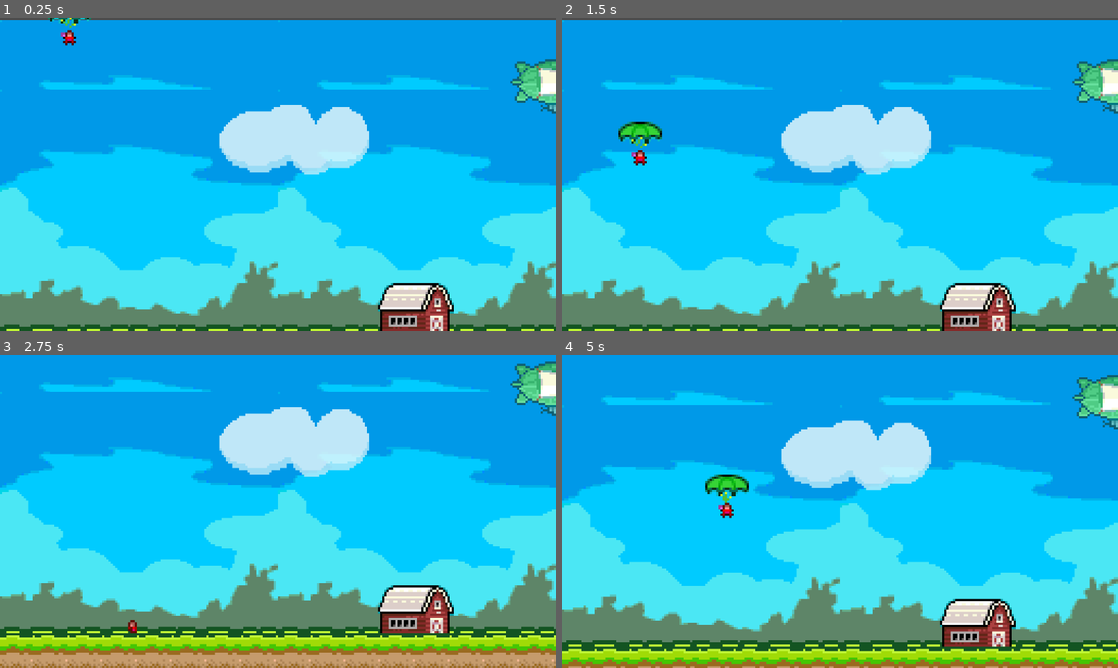
Above: before the commit, frames 1-4 (two rows, left to right).
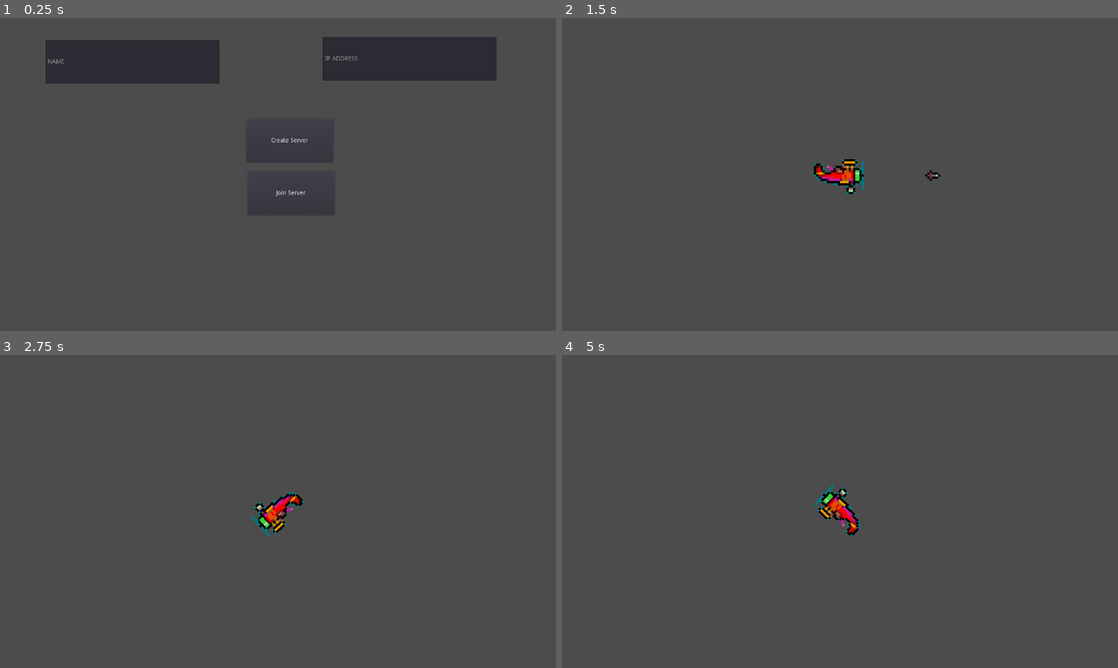
Above: after the commit, the same moments.

Repository: sheeshcake/dogfight-royale-v2
Game: Godot game, scene res://node/network_setup.tscn
Same seed, same stepped clock (60 frames per second), same inputs: the game is played once before the commit and once after it. Before the commit the project starts from res://node/map1.tscn.
Inputs (mouse positions are in pixels of both pictures, inside the frame that each line leads up to):
- Up to frame 1 (0.25 s): no input
- Up to frame 2 (1.5 s): click (851, 140) at 0.5 s, where only the run after the commit has a clickable "Create Server"; hold Right (ui_right) from 1.28 s (still down); tap Space (shoot) at 1.35 s
- Up to frame 3 (2.75 s): keep holding Right (ui_right); tap Up (ui_up) at 1.52, 2.27 s; tap Space (shoot) at 2.1 s
- Up to frame 4 (5 s): release Right (ui_right) at 2.78 s; hold Left (ui_left) 2.78-3.53 s; tap Space (shoot) at 2.85, 3.6, 4.35 s; hold Right (ui_right) from 3.53 s (still down); tap Up (ui_up) at 3.77, 4.52 s

The runs differ from the first frame. In frame 1, 99% of the frame differs, in the area x 0-100%, y 0-100%; in frame 2, 99%; in frame 3, 100%; in frame 4, 100%.
Error after the commit: Invalid get index '3' (on base: 'Array'). (res://scripts/network.gd:20)

Commit message:
update added networking

Diff:
--- /dev/null
+++ b/node/network_setup.tscn
@@ -0,0 +1,53 @@
+[gd_scene load_steps=2 format=2]
+
+[ext_resource path="res://scripts/network_setup.gd" type="Script" id=1]
+
+[node name="network_setup" type="Control"]
+anchor_right = 1.0
+anchor_bottom = 1.0
+script = ExtResource( 1 )
+
+[node name="multiplayer_config" type="Control" parent="."]
+anchor_right = 1.0
+anchor_bottom = 1.0
+
+[node name="create_server" type="Button" parent="multiplayer_config"]
+margin_left = 567.0
+margin_top = 232.0
+margin_right = 767.0
+margin_bottom = 332.0
+text = "Create Server"
+
+[node name="join_server" type="Button" parent="multiplayer_config"]
+margin_left = 570.0
+margin_top = 353.0
+margin_right = 770.0
+margin_bottom = 453.0
+text = "Join Server"
+
+[node name="server_ip_address" type="LineEdit" parent="multiplayer_config"]
+margin_left = 743.0
+margin_top = 44.0
+margin_right = 1143.0
+margin_bottom = 144.0
+placeholder_text = "IP ADDRESS"
+
+[node name="name" type="LineEdit" parent="multiplayer_config"]
+margin_left = 105.0
+margin_top = 51.0
+margin_right = 505.0
+margin_bottom = 151.0
+placeholder_text = "NAME"
+
+[node name="CanvasLayer" type="CanvasLayer" parent="."]
+
+[node name="Label" type="Label" parent="CanvasLayer"]
+anchor_top = 1.0
+anchor_right = 1.0
+anchor_bottom = 1.0
+margin_top = -120.0
+align = 1
+valign = 1
+
+[connection signal="pressed" from="multiplayer_config/create_server" to="." method="_on_create_server_pressed"]
+[connection signal="pressed" from="multiplayer_config/join_server" to="." method="_on_join_server_pressed"]
--- a/node/player_with_plane.tscn
+++ b/node/player_with_plane.tscn
@@ -27,4 +27,11 @@
 
 [node name="Timer" type="Timer" parent="."]
 
+[node name="NetworkTickRate" type="Timer" parent="."]
+wait_time = 0.03
+autostart = true
+
+[node name="Tween" type="Tween" parent="."]
+
 [connection signal="timeout" from="Timer" to="." method="_on_Timer_timeout"]
+[connection signal="timeout" from="NetworkTickRate" to="." method="_on_NetworkTickRate_timeout"]
--- /dev/null
+++ b/node/players.tscn
@@ -0,0 +1,3 @@
+[gd_scene format=2]
+
+[node name="Players" type="Node2D"]
--- a/project.godot
+++ b/project.godot
@@ -11,8 +11,14 @@
 [application]
 
 config/name="Idea#1"
-run/main_scene="res://node/map1.tscn"
+run/main_scene="res://node/network_setup.tscn"
 config/icon="res://icon.png"
+
+[autoload]
+
+Network="*res://scripts/network.gd"
+Global="*res://scripts/global.gd"
+Players="*res://node/players.tscn"
 
 [display]
 
--- /dev/null
+++ b/scripts/global.gd
@@ -0,0 +1,12 @@
+extends Node
+
+func instance_node_at_location(node, parent, location):
+	var node_instance = instance_node(node, parent)
+	node_instance.global_position = location
+	return node_instance
+
+
+func instance_node(node, parent):
+	var node_instance = node.instance()
+	parent.add_child(node_instance)
+	return node_instance
--- /dev/null
+++ b/scripts/network.gd
@@ -0,0 +1,49 @@
+extends Node
+
+
+const DEFAULT_PORT = 28960
+
+const MAX_CLIENTS = 8
+
+
+var server = null
+var client = null
+
+var ip_address = ""
+
+func _ready() -> void:
+	if OS.get_name() == "Windows":
+		ip_address = IP.get_local_addresses()[3]
+	elif OS.get_name() == "Android":
+		ip_address = IP.get_local_addresses()[0]
+	else:
+		ip_address = IP.get_local_addresses()[3]
+
+
+	for ip in IP.get_local_addresses():
+		if ip.begins_with('192.168.'):
+			ip_address = ip
+
+
+	get_tree().connect('connected_to_server', self, '_connected_to_server')
+	get_tree().connect('server_disconnected', self, '_server_disconnected')
+
+
+func create_server():
+	server = NetworkedMultiplayerENet.new()
+	server.create_server(DEFAULT_PORT, MAX_CLIENTS)
+	get_tree().set_network_peer(server)
+
+
+func join_server():
+	server = NetworkedMultiplayerENet.new()
+	server.create_client(ip_address, DEFAULT_PORT)
+	get_tree().set_network_peer(client)
+
+
+func _connected_to_server() -> void:
+	print("connected successfully")
+
+
+func _server_disconnected() -> void:
+	print("disconnected to server")
--- /dev/null
+++ b/scripts/network_setup.gd
@@ -0,0 +1,50 @@
+extends Control
+
+
+onready var multiplayer_config_ui = $multiplayer_config
+onready var server_ip_address = $multiplayer_config/server_ip_address
+onready var device_ip_address = $CanvasLayer/Label
+
+var player = load('res://node/player_with_plane.tscn')
+
+
+# Called when the node enters the scene tree for the first time.
+func _ready():
+	get_tree().connect("network_peer_connected", self, '_player_connected')
+	get_tree().connect("network_peer_disconnected", self, "_player_disconnected")
+	get_tree().connect("connected_to_server", self, "_connected_to_server")
+	device_ip_address.text = Network.ip_address
+
+func _player_connected(id):
+	print('player: ' + id + " connected")
+	instance_player(id)
+
+func _player_disconnected(id):
+	print('player: ' + id + " disconnected")
+	if Players.has_node(id):
+		Players.get_node(id).queue_free()
+
+
+func _on_create_server_pressed():
+	multiplayer_config_ui.hide()
+	Network.create_server()
+
+	instance_player(get_tree().get_network_unique_id())
+
+
+func _connected_to_server():
+	yield(get_tree().create_timer(0.1), 'timeout')
+	instance_player(get_tree().get_network_unique_id())
+
+
+func _on_join_server_pressed():
+	if server_ip_address.text != "":
+		multiplayer_config_ui.hide()
+		Network.ip_address = server_ip_address.text
+		Network.join_server()
+
+
+func instance_player(id):
+	var player_instance = Global.instance_node_at_location(player, Players, Vector2(rand_range(0, 1280), rand_range(0, 720)))
+	player_instance.name = str(id)
+	player_instance.set_network_master(id)
--- a/scripts/player.gd
+++ b/scripts/player.gd
@@ -5,11 +5,15 @@
 export (int) var speed = 50
 export (float) var rotation_speed = 2
 
-var velocity = Vector2()
+var velocity = Vector2(0, 0)
 var rotation_dir = 0
 var running = false
 var ready_to_shoot = true
 var on_floor = true
+onready var tween = $Tween
+puppet var puppet_position = Vector2(0, 0) setget puppet_position_set
+puppet var puppet_rotation = 0
+puppet var puppet_velocity = Vector2()
 
 func start(pos):
 	velocity = Vector2(pos)
@@ -39,10 +43,26 @@
 
 
 func _physics_process(delta):
-	get_input()
-	rotation += rotation_dir * rotation_speed * delta
-	velocity = Vector2(speed, 0).rotated(rotation)
+	if is_network_master():
+		get_input()
+		rotation += rotation_dir * rotation_speed * delta
+		velocity = Vector2(speed, 0).rotated(rotation)
+	else:
+		rotation_degrees = lerp(rotation_degrees, puppet_rotation, delta * 8)
+		if not tween.is_active():
+			puppet_velocity = Vector2(speed, 0).rotated(rotation)
 
+func puppet_position_set(new_value):
+	puppet_position = new_value
+	tween.interpolate_property(self, "global_position", global_position, 0.1)
+	tween.start()
 
 func _on_Timer_timeout():
 	ready_to_shoot = true
+
+
+func _on_NetworkTickRate_timeout():
+	if is_network_master():
+		rset_unreliable('puppet_position', global_position)
+		rset_unreliable('puppet_velocity', velocity)
+		rset_unreliable('puppet_rotation', rotation_degrees)
